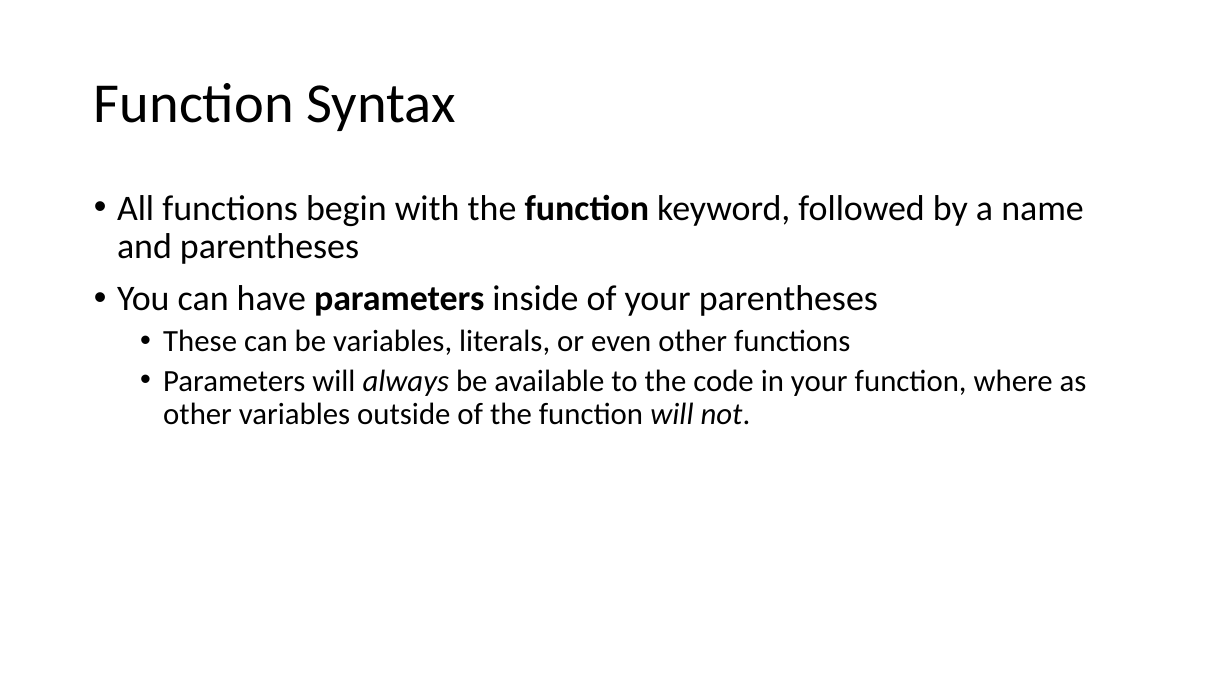
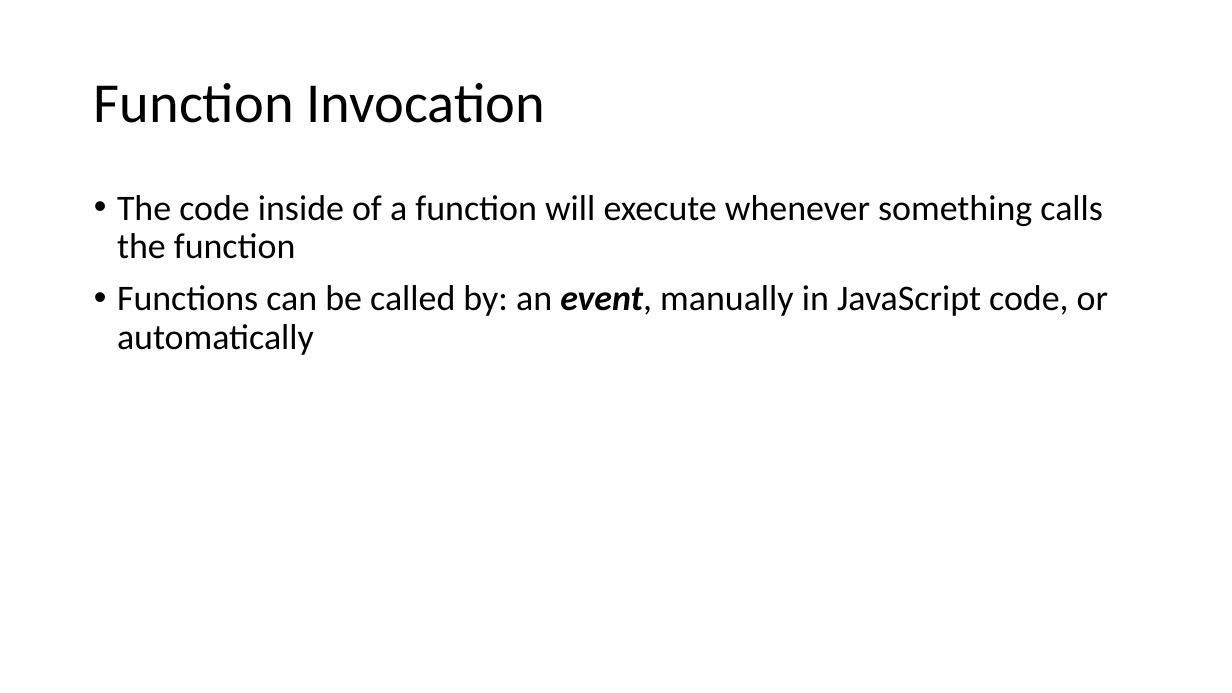
Before and after one commit to YWCANWIL-TechLab/Module3-Exercises, a slide deck: slide 26 of slides/Module 3 - Data Types.pptx (slide 15 before the commit). Drawn at 1232x693 pixels with LibreOffice and Linux fonts; fonts in the diff are those of the drawing. Boxes give left, top, right and bottom in pixels: in the first picture for what was removed or moved away, otherwise in the second. Text is boxed around its words. In the diff, an @@ line names an element or a change of style, - is before the commit and + after.

```diff
--- a/slides/Module 3 - Data Types.pptx
+++ b/slides/Module 3 - Data Types.pptx
@@ title at (94,83,546,123): text changed @@
-Function Syntax
+Function Invocation
@@ text at (117,195,1108,355): text changed; size 24 to 28 pt @@
-• All functions begin with the function keyword, followed by a name and parentheses
-• You can have parameters inside of your parentheses
-  • These can be variables, literals, or even other functions
-  • Parameters will always be available to the code in your function, where as other variables outside of the function will not.
+• The code inside of a function will execute whenever something calls the function
+• Functions can be called by: an event, manually in JavaScript code, or automatically
```
Also in this commit, not shown: 8 other slides changed, 40 slides added, 17 slides removed.
